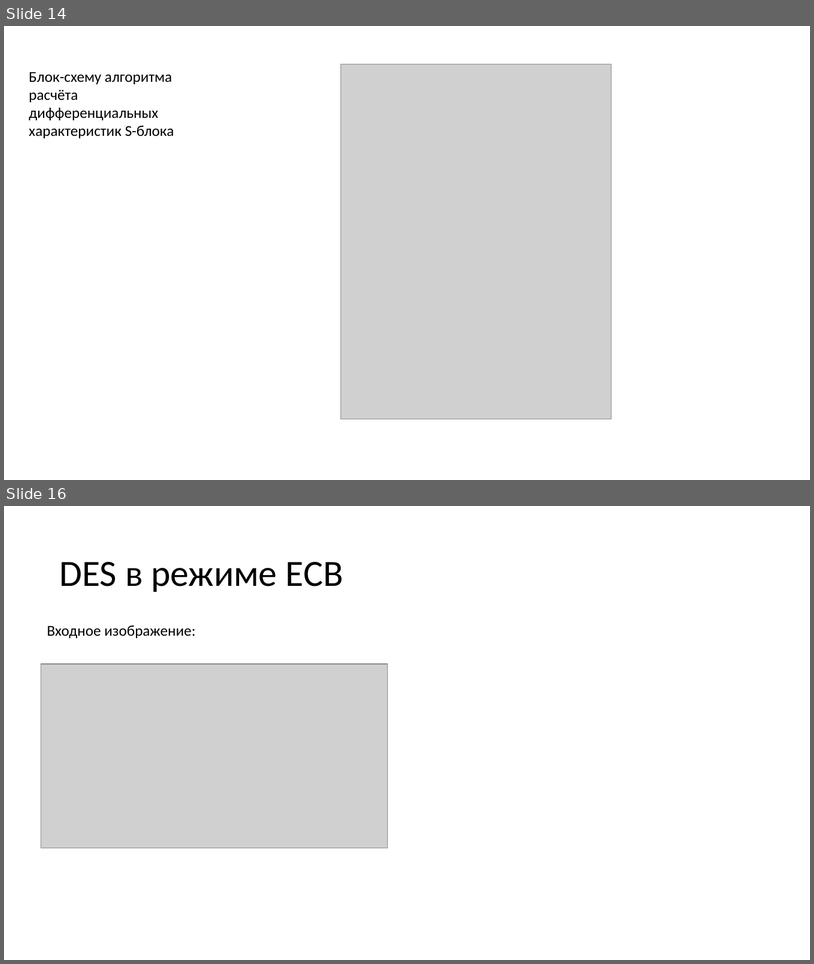
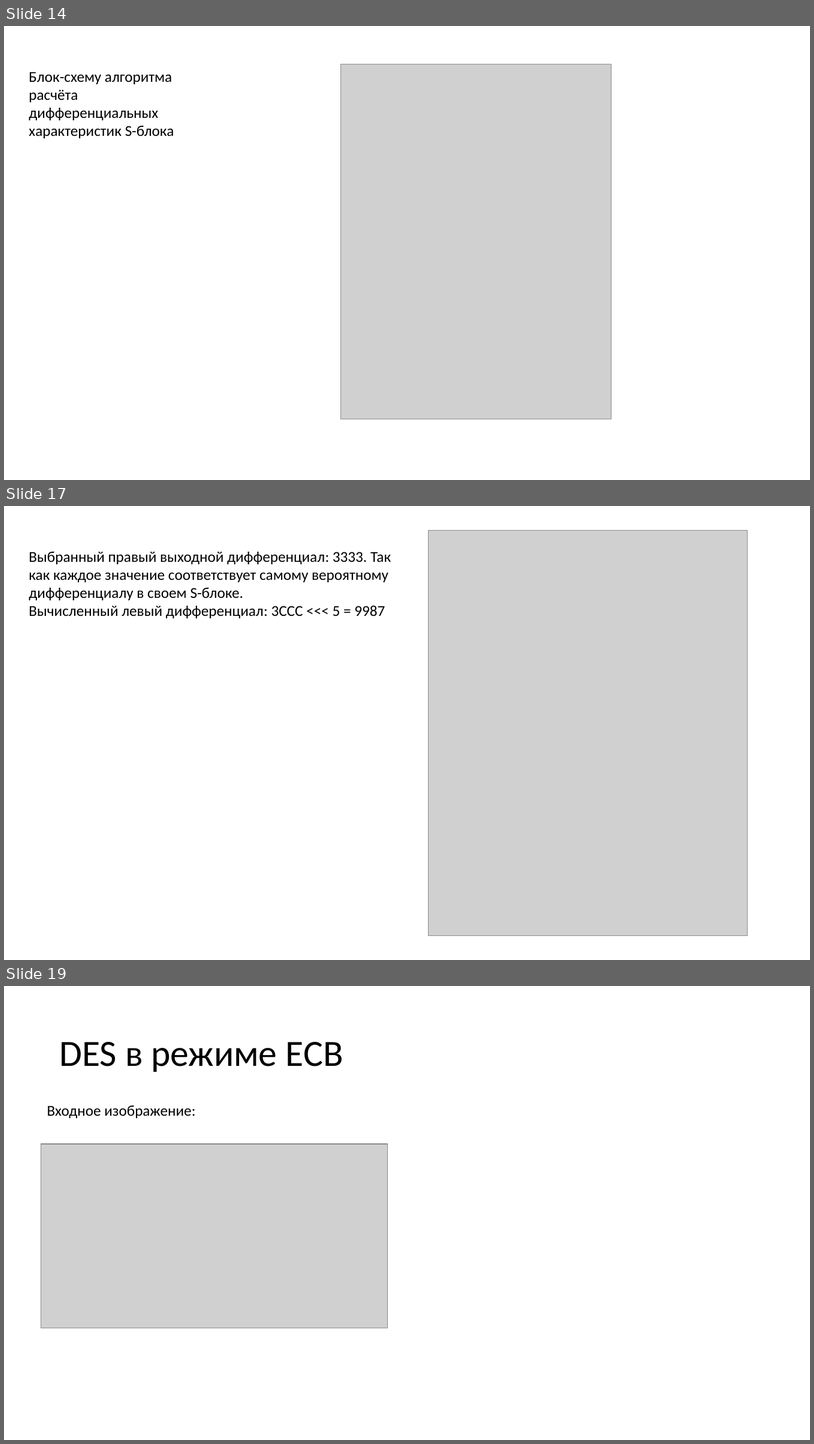
Before and after one commit to Danila-gi/Criptography, a slide deck: 3342ИвановДМЛАБ2.pptx. Shown one above the other, each under a label of ours: slides 14 and 16 before the commit, slides 14, 17 and 19 after it; the slides between them are not shown. The pictures are 814x964 and 814x1444 pixels, drawn with LibreOffice and Linux fonts; fonts in the diff are those of the drawing; grey boxes stand for pictures. Boxes give left, top, right and bottom in pixels: in the first picture for what was removed or moved away, otherwise in the second. Text is boxed around its words. In the diff, an @@ line names an element or a change of style, - is before the commit and + after.

```diff
--- a/3342ИвановДМЛАБ2.pptx
+++ b/3342ИвановДМЛАБ2.pptx
@@ slide 17 added at (x1=4, y1=506, x2=810, y2=960), background #FFFFFF @@
@@ picture added at (x1=429, y1=530, x2=748, y2=936) @@
@@ text added at (x1=29, y1=552, x2=391, y2=618), 18 pt, text #000000 @@
+Выбранный правый выходной дифференциал: 3333. Так как каждое значение соответствует самому вероятному дифференциалу в своем S-блоке.
+Вычисленный левый дифференциал: 3CCC <<< 5 = 9987
@@ what was slide 16 is now slide 19 @@
```
Also in this commit, not shown: 1 slide changed, 3 other slides added.
